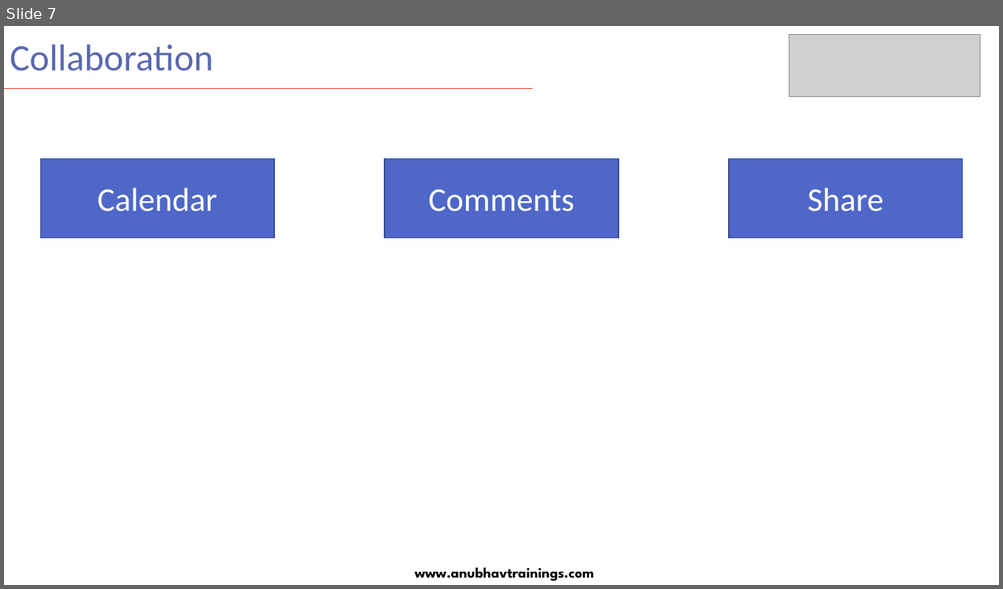
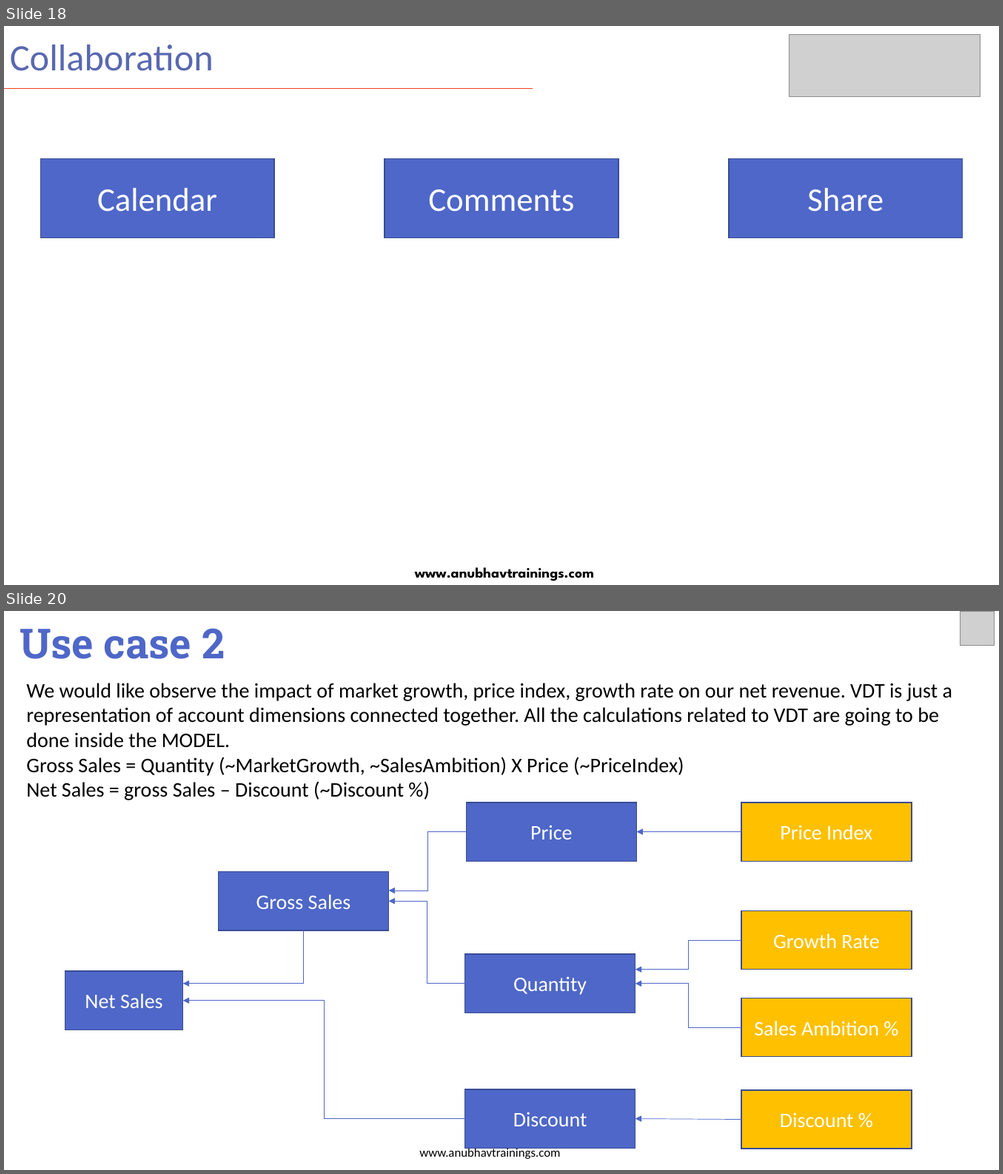
Before and after one commit to soyuztechnologies/SAC_merckgroup, a slide deck: day 9/SAC_Training Day 9.pptx. Shown one above the other, each under a label of ours: slide 7 before the commit, slides 18 and 20 after it; the slides between them are not shown. The pictures are 1003x589 and 1003x1174 pixels, drawn with LibreOffice and Linux fonts; fonts in the diff are those of the drawing; grey boxes stand for pictures. Boxes give left, top, right and bottom in pixels: in the first picture for what was removed or moved away, otherwise in the second. Text is boxed around its words. In the diff, an @@ line names an element or a change of style, - is before the commit and + after.

```diff
--- a/day 9/SAC_Training Day 9.pptx
+++ b/day 9/SAC_Training Day 9.pptx
@@ slide 20 added at bbox=[4, 611, 999, 1170], background #FFFFFF @@
@@ text added at bbox=[20, 628, 225, 659], 40 pt, text #4E67C8, bold @@
+Use case 2
@@ picture added at bbox=[960, 612, 994, 645] @@
@@ text added at bbox=[26, 683, 952, 800], 20 pt, text #000000 @@
+We would like observe the impact of market growth, price index, growth rate on our net revenue. VDT is just a representation of account dimensions connected together. All the calculations related to VDT are going to be done inside the MODEL.
+Gross Sales = Quantity (~MarketGrowth, ~SalesAmbition) X Price (~PriceIndex)
+Net Sales = gross Sales – Discount (~Discount %)
@@ rectangle added at bbox=[466, 803, 636, 862], fill #4E67C8, outline #3A4C94 1 pt, 20 pt, text #FFFFFF @@
+Price
@@ rectangle added at bbox=[741, 803, 911, 862], fill #FFC000, outline #3A4C94 1 pt, 20 pt, text #FFFFFF @@
+Price Index
@@ elbow arrow added from (466, 832) to (389, 891), #4E67C8 0.5 pt @@
@@ arrow added from (741, 832) to (637, 832), #4E67C8 0.5 pt @@
@@ rectangle added at bbox=[218, 872, 388, 931], fill #4E67C8, outline #3A4C94 1 pt, 20 pt, text #FFFFFF @@
+Gross Sales
@@ elbow arrow added from (465, 984) to (389, 901), #4E67C8 0.5 pt @@
@@ rectangle added at bbox=[741, 911, 911, 970], fill #FFC000, outline #3A4C94 1 pt, 20 pt, text #FFFFFF @@
+Growth Rate
@@ elbow arrow added from (303, 931) to (183, 984), #4E67C8 0.5 pt @@
@@ elbow arrow added from (741, 941) to (635, 970), #4E67C8 0.5 pt @@
@@ rectangle added at bbox=[465, 954, 635, 1013], fill #4E67C8, outline #3A4C94 1 pt, 20 pt, text #FFFFFF @@
+Quantity
@@ rectangle added at bbox=[65, 971, 183, 1031], fill #4E67C8, outline #3A4C94 1 pt, 20 pt, text #FFFFFF @@
+Net Sales
@@ elbow arrow added from (741, 1028) to (635, 984), #4E67C8 0.5 pt @@
@@ elbow arrow added from (465, 1119) to (183, 1001), #4E67C8 0.5 pt @@
@@ rectangle added at bbox=[741, 998, 911, 1057], fill #FFC000, outline #3A4C94 1 pt, 20 pt, text #FFFFFF @@
+Sales Ambition %
@@ rectangle added at bbox=[465, 1090, 635, 1149], fill #4E67C8, outline #3A4C94 1 pt, 20 pt, text #FFFFFF @@
+Discount
@@ rectangle added at bbox=[741, 1091, 911, 1150], fill #FFC000, outline #3A4C94 1 pt, 20 pt, text #FFFFFF @@
+Discount %
@@ arrow added from (741, 1120) to (635, 1119), #4E67C8 0.5 pt @@
@@ text added at bbox=[419, 1147, 560, 1159], 12 pt, text #000000 @@
+www.anubhavtrainings.com
@@ what was slide 7 is now slide 18 @@
```
Also in this commit, not shown: 1 slide changed, 28 other slides added, 2 slides removed, 6 other files.
